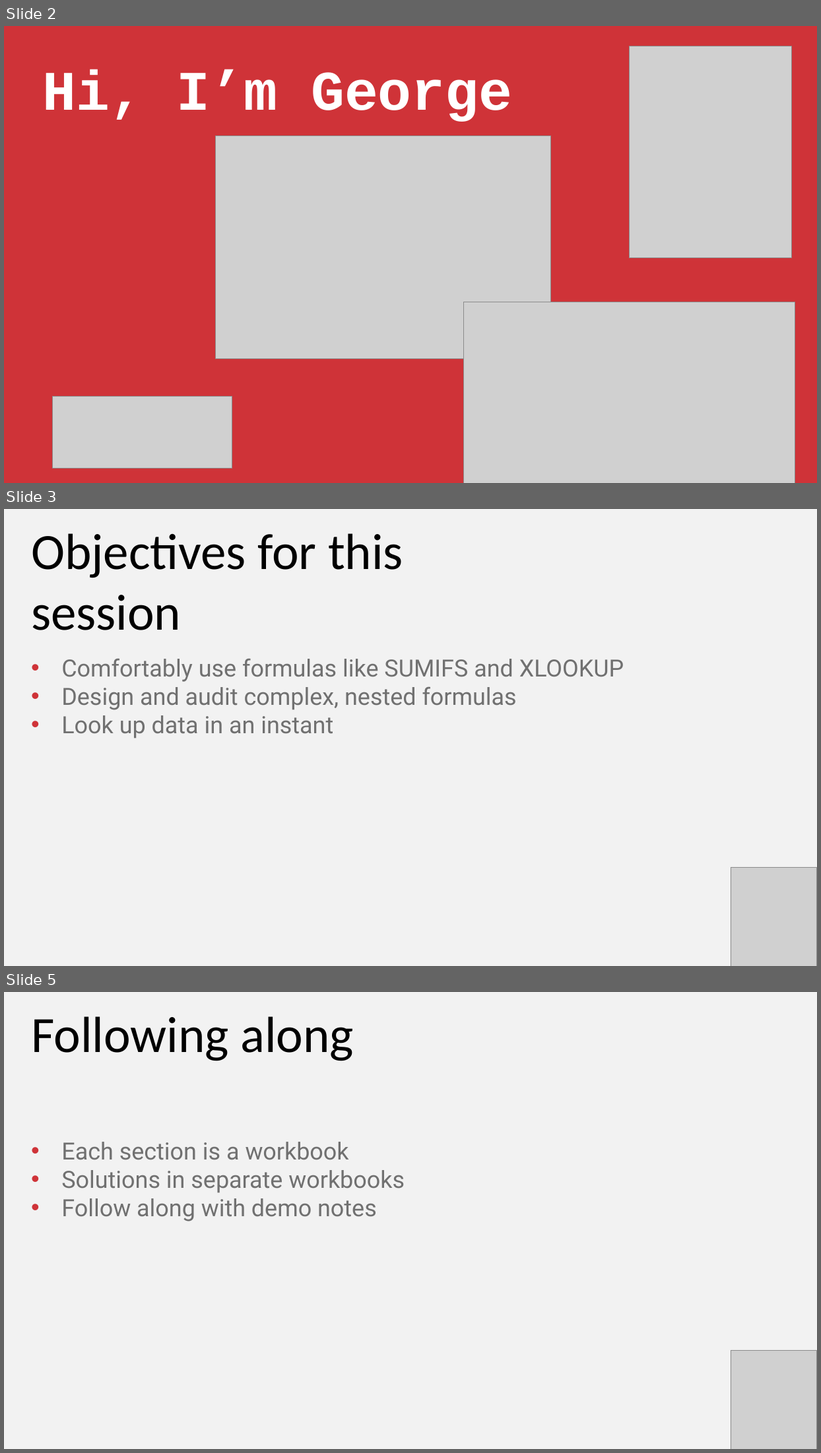
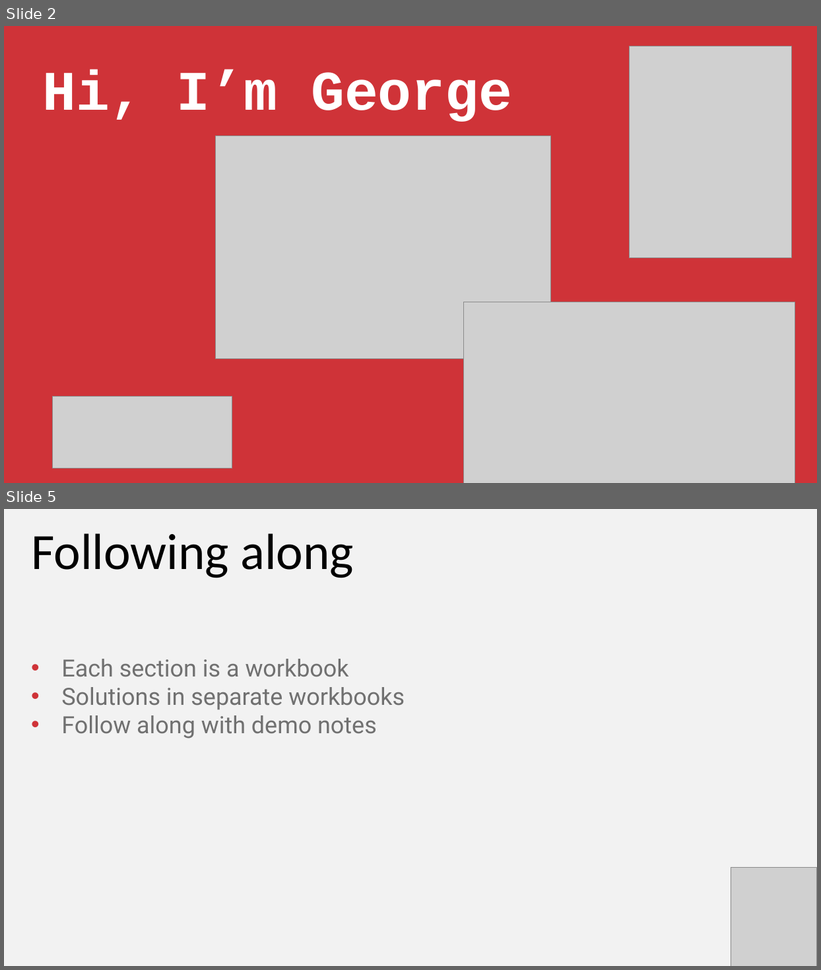
Before and after one commit to stringfestdata/xlgs-2024-analytics-2_0, a slide deck: xlgs-analytics-2_0-slides.pptx. Shown one above the other, each under a label of ours: slides 2, 3 and 5 before the commit, slides 2 and 5 after it; the slides between them are not shown. The pictures are 821x1453 and 821x970 pixels, drawn with LibreOffice and Linux fonts; fonts in the diff are those of the drawing; grey boxes stand for pictures. Boxes give left, top, right and bottom in pixels: in the first picture for what was removed or moved away, otherwise in the second. Text is boxed around its words. In the diff, an @@ line names an element or a change of style, - is before the commit and + after.

```diff
--- a/xlgs-analytics-2_0-slides.pptx
+++ b/xlgs-analytics-2_0-slides.pptx
@@ slide 3 removed at [4, 509, 817, 966], background #F2F2F2 @@
@@ text removed at [31, 533, 403, 630] @@
-Objectives for this session
@@ text removed at [61, 659, 624, 738] @@
-• Comfortably use formulas like SUMIFS and XLOOKUP
-• Design and audit complex, nested formulas
-• Look up data in an instant
@@ picture removed at [731, 867, 816, 966] @@
```
Also in this commit, not shown: 5 slides added, 1 other slide removed.
